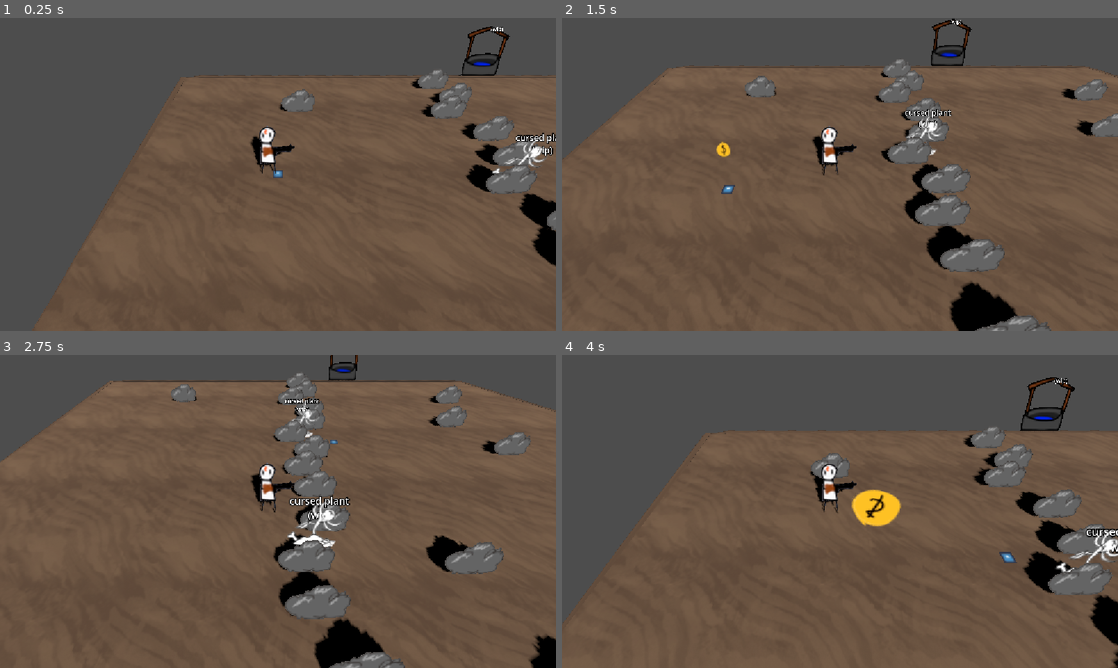
Above: before the commit, frames 1-4 (two rows, left to right).
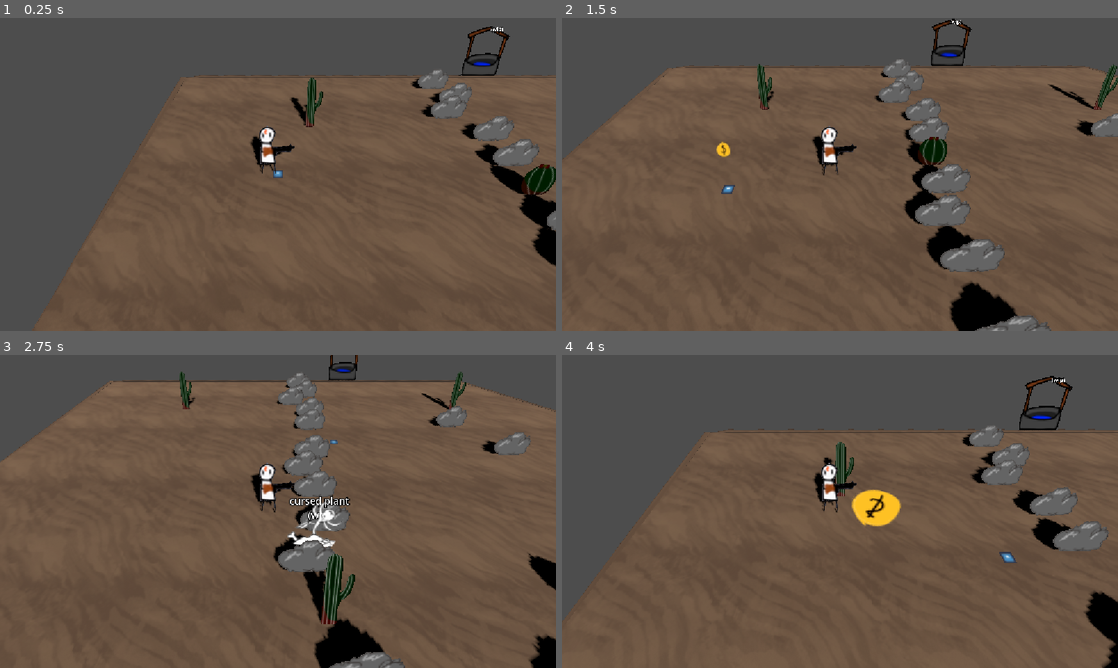
Above: after the commit, the same moments.

Repository: gmuGADIG/DEADSHOT
Game: Godot game, scene res://world/levels/desert_intro/level_desert_intro.tscn
Two runs of this game, one before a commit and one after it. Both use one fixed random seed, a clock stepped at 60 frames per second and the inputs below. This scene is started directly instead of the project's main scene. The engine's default icon, where the game draws it, is replaced by a stand-in: a white triangle on a blue panel in a dark square.
Inputs (mouse positions are in pixels of both pictures, inside the frame that each line leads up to):
- Up to frame 1 (0.25 s): no input
- Up to frame 2 (1.5 s): tap Enter at 0.5 s; move the mouse to (962, 158) at 0.52 s; hold D (move_right) 0.53-1.28 s; hold E (interact) 0.53-1.28 s; move the mouse to (728, 190) at 1.27 s; hold S (move_down) from 1.28 s (still down); click (728, 190) at 1.35 s
- Up to frame 3 (2.75 s): tap E (interact) at 1.55 s; move the mouse to (333, 442) at 2.02 s; release S (move_down) at 2.03 s; hold D (move_right) from 2.03 s (still down); hold E (interact) from 2.03 s (still down)
- Up to frame 4 (4 s): tap Space (roll) at 2.75, 2.85 s; move the mouse to (812, 574) at 2.77 s; release D (move_right) at 2.78 s; release E (interact) at 2.78 s; hold W (move_up) 2.78-3.53 s; tap E (interact) at 3.05, 3.8 s; move the mouse to (1006, 558) at 3.52 s; hold A (move_left) from 3.53 s (still down); hold Right mouse button (whip) from 3.53 s (still down)

The runs differ from the first frame. In frame 1, 2.2% of the frame differs, in the area x 50-100%, y 19-57%; in frame 2, 2.0%; in frame 3, 4.2%; in frame 4, 4.6%, in the area x 4-100%, y 6-100%.

Commit message:
Update level_desert_intro.tscn
CACTI

Diff:
--- a/world/levels/desert_intro/level_desert_intro.tscn
+++ b/world/levels/desert_intro/level_desert_intro.tscn
@@ -7,6 +7,8 @@
 [ext_resource type="PackedScene" uid="uid://d3stqami0urg7" path="res://world/npc/test/npc_test.tscn" id="4_3a2at"]
 [ext_resource type="PackedScene" uid="uid://dwe53mhloyir4" path="res://world/decoration/cursed_plant/cursed_plant.tscn" id="6_f6ib5"]
 [ext_resource type="PackedScene" uid="uid://8er7o8byf7v1" path="res://world/decoration/well/well.tscn" id="7_7xwwm"]
+[ext_resource type="PackedScene" uid="uid://d1e8myf75tnlv" path="res://world/interactables/cover/cover_cactus_large.tscn" id="8_5rqjd"]
+[ext_resource type="PackedScene" uid="uid://c2bxn6p802s68" path="res://world/interactables/cover/cover_cactus_small.tscn" id="9_jncf5"]
 
 [sub_resource type="Curve3D" id="Curve3D_vhe22"]
 _data = {
@@ -21,95 +23,95 @@
 curve = SubResource("Curve3D_vhe22")
 material = ExtResource("2_7h0w7")
 
-[node name="Cover" parent="World" index="1" instance=ExtResource("3_ab4dd")]
-transform = Transform3D(1, 0, 0, 0, 1, 0, 0, 0, 1, -33.32112, 0, 10.389707)
-
-[node name="Cover4" parent="World" index="2" instance=ExtResource("3_ab4dd")]
+[node name="Cover4" parent="World" index="1" instance=ExtResource("3_ab4dd")]
 transform = Transform3D(1, 0, 0, 0, 1, 0, 0, 0, 1, -33.52269, 0, 8.912547)
 
-[node name="Cover5" parent="World" index="3" instance=ExtResource("3_ab4dd")]
+[node name="Cover5" parent="World" index="2" instance=ExtResource("3_ab4dd")]
 transform = Transform3D(1, 0, 0, 0, 1, 0, 0, 0, 1, -32.65821, 0, 7.2070494)
 
-[node name="Cover6" parent="World" index="4" instance=ExtResource("3_ab4dd")]
+[node name="Cover6" parent="World" index="3" instance=ExtResource("3_ab4dd")]
 transform = Transform3D(1, 0, 0, 0, 1, 0, 0, 0, 1, -32.811764, 0, 5.346299)
 
-[node name="Cover3" parent="World" index="5" instance=ExtResource("3_ab4dd")]
+[node name="Cover3" parent="World" index="4" instance=ExtResource("3_ab4dd")]
 transform = Transform3D(1, 0, 0, 0, 1, 0, 0, 0, 1, -32.36438, 0, 11.959286)
 
-[node name="Cover28" parent="World" index="6" instance=ExtResource("3_ab4dd")]
+[node name="Cover28" parent="World" index="5" instance=ExtResource("3_ab4dd")]
 transform = Transform3D(1, 0, 0, 0, 1, 0, 0, 0, 1, 1.7182827, 0, 8.983976)
 
-[node name="Cover29" parent="World" index="7" instance=ExtResource("3_ab4dd")]
+[node name="Cover29" parent="World" index="6" instance=ExtResource("3_ab4dd")]
 transform = Transform3D(1, 0, 0, 0, 1, 0, 0, 0, 1, 2.675026, 0, 10.5535555)
 
-[node name="Cover34" parent="World" index="8" instance=ExtResource("3_ab4dd")]
+[node name="Cover34" parent="World" index="7" instance=ExtResource("3_ab4dd")]
 transform = Transform3D(1, 0, 0, 0, 1, 0, 0, 0, 1, 24.928534, 0, 2.1283236)
 
-[node name="Cover37" parent="World" index="9" instance=ExtResource("3_ab4dd")]
+[node name="Cover37" parent="World" index="8" instance=ExtResource("3_ab4dd")]
 transform = Transform3D(1, 0, 0, 0, 1, 0, 0, 0, 1, 24.928534, 0, 0.83330536)
 
-[node name="Cover35" parent="World" index="10" instance=ExtResource("3_ab4dd")]
+[node name="Cover35" parent="World" index="9" instance=ExtResource("3_ab4dd")]
 transform = Transform3D(1, 0, 0, 0, 1, 0, 0, 0, 1, 24.800724, 0, 3.6979027)
 
-[node name="Cover36" parent="World" index="11" instance=ExtResource("3_ab4dd")]
+[node name="Cover36" parent="World" index="10" instance=ExtResource("3_ab4dd")]
 transform = Transform3D(1, 0, 0, 0, 1, 0, 0, 0, 1, 24.800724, 0, 4.9153037)
 
-[node name="Cover30" parent="World" index="12" instance=ExtResource("3_ab4dd")]
-transform = Transform3D(1, 0, 0, 0, 1, 0, 0, 0, 1, 2.2457714, 0, 11.891842)
-
-[node name="Cover31" parent="World" index="13" instance=ExtResource("3_ab4dd")]
-transform = Transform3D(1, 0, 0, 0, 1, 0, 0, 0, 1, 1.7182827, 0, -4.098715)
-
-[node name="Cover32" parent="World" index="14" instance=ExtResource("3_ab4dd")]
-transform = Transform3D(1, 0, 0, 0, 1, 0, 0, 0, 1, 2.675026, 0, -2.5291357)
-
-[node name="Cover33" parent="World" index="15" instance=ExtResource("3_ab4dd")]
-transform = Transform3D(1, 0, 0, 0, 1, 0, 0, 0, 1, 2.2457714, 0, -1.1908493)
-
-[node name="Cover22" parent="World" index="16" instance=ExtResource("3_ab4dd")]
-transform = Transform3D(1, 0, 0, 0, 1, 0, 0, 0, 1, -27.955898, 0, 8.983976)
-
-[node name="Cover24" parent="World" index="17" instance=ExtResource("3_ab4dd")]
+[node name="Cover24" parent="World" index="11" instance=ExtResource("3_ab4dd")]
 transform = Transform3D(1, 0, 0, 0, 1, 0, 0, 0, 1, -26.733109, 0, 12.37442)
 
-[node name="Cover25" parent="World" index="18" instance=ExtResource("3_ab4dd")]
-transform = Transform3D(1, 0, 0, 0, 1, 0, 0, 0, 1, -21.774868, 0, -4.490033)
-
-[node name="Cover26" parent="World" index="19" instance=ExtResource("3_ab4dd")]
+[node name="Cover26" parent="World" index="12" instance=ExtResource("3_ab4dd")]
 transform = Transform3D(1, 0, 0, 0, 1, 0, 0, 0, 1, -23.398027, 0, -1.0391006)
 
-[node name="Cover27" parent="World" index="20" instance=ExtResource("3_ab4dd")]
+[node name="Cover27" parent="World" index="13" instance=ExtResource("3_ab4dd")]
 transform = Transform3D(1, 0, 0, 0, 1, 0, 0, 0, 1, -21.76265, 0, 2.0924482)
 
-[node name="Cover19" parent="World" index="21" instance=ExtResource("3_ab4dd")]
-transform = Transform3D(1, 0, 0, 0, 1, 0, 0, 0, 1, -41.610886, 0, -4.8576794)
-
-[node name="Cover2" parent="World" index="22" instance=ExtResource("3_ab4dd")]
+[node name="Cover2" parent="World" index="14" instance=ExtResource("3_ab4dd")]
 transform = Transform3D(1, 0, 0, 0, 1, 0, 0, 0, 1, -32.811764, 0, 13.397232)
 
-[node name="Cover7" parent="World" index="23" instance=ExtResource("3_ab4dd")]
-transform = Transform3D(1, 0, 0, 0, 1, 0, 0, 0, 1, -33.72017, 0, 0.81287956)
-
-[node name="Cover8" parent="World" index="24" instance=ExtResource("3_ab4dd")]
+[node name="Cover8" parent="World" index="15" instance=ExtResource("3_ab4dd")]
 transform = Transform3D(1, 0, 0, 0, 1, 0, 0, 0, 1, -32.46646, 0, -0.66427994)
 
-[node name="Cover9" parent="World" index="25" instance=ExtResource("3_ab4dd")]
+[node name="Cover9" parent="World" index="16" instance=ExtResource("3_ab4dd")]
 transform = Transform3D(1, 0, 0, 0, 1, 0, 0, 0, 1, -32.317463, 0, -2.3697777)
 
-[node name="Cover10" parent="World" index="26" instance=ExtResource("3_ab4dd")]
+[node name="Cover10" parent="World" index="17" instance=ExtResource("3_ab4dd")]
 transform = Transform3D(1, 0, 0, 0, 1, 0, 0, 0, 1, -33.520504, 0, -4.230528)
 
-[node name="Cover13" parent="World" index="27" instance=ExtResource("3_ab4dd")]
+[node name="Cover13" parent="World" index="18" instance=ExtResource("3_ab4dd")]
 transform = Transform3D(1, 0, 0, 0, 1, 0, 0, 0, 1, -32.398483, 0, -5.6140976)
 
-[node name="Cover14" parent="World" index="28" instance=ExtResource("3_ab4dd")]
+[node name="Cover14" parent="World" index="19" instance=ExtResource("3_ab4dd")]
 transform = Transform3D(1, 0, 0, 0, 1, 0, 0, 0, 1, -32.811764, 0, -7.474848)
 
-[node name="Cover11" parent="World" index="29" instance=ExtResource("3_ab4dd")]
+[node name="Cover11" parent="World" index="20" instance=ExtResource("3_ab4dd")]
 transform = Transform3D(1, 0, 0, 0, 1, 0, 0, 0, 1, -32.64122, 0, 2.382)
 
-[node name="Cover12" parent="World" index="30" instance=ExtResource("3_ab4dd")]
+[node name="Cover12" parent="World" index="21" instance=ExtResource("3_ab4dd")]
 transform = Transform3D(1, 0, 0, 0, 1, 0, 0, 0, 1, -33.222847, 0, 3.820405)
+
+[node name="CactusLarge" parent="World" index="22" instance=ExtResource("8_5rqjd")]
+transform = Transform3D(1, 0, 0, 0, 1, 0, 0, 0, 1, -32.851463, 9.2315656e-07, 10.444525)
+
+[node name="CactusSmall" parent="World" index="23" instance=ExtResource("9_jncf5")]
+transform = Transform3D(1, 0, 0, 0, 1, 0, 0, 0, 1, -32.67051, -4.2858113e-07, 1.1039686)
+
+[node name="CactusSmall2" parent="World" index="24" instance=ExtResource("9_jncf5")]
+transform = Transform3D(1, 0, 0, 0, 1, 0, 0, 0, 1, -24.732557, 4.4346083e-07, 10.145199)
+
+[node name="CactusLarge2" parent="World" index="25" instance=ExtResource("8_5rqjd")]
+transform = Transform3D(1, 0, 0, 0, 1, 0, 0, 0, 1, -21.861923, 7.978539e-07, -3.5647545)
+
+[node name="CactusLarge3" parent="World" index="26" instance=ExtResource("8_5rqjd")]
+transform = Transform3D(1, 0, 0, 0, 1, 0, 0, 0, 1, -40.942047, -1.1106106e-06, -3.5902834)
+
+[node name="CactusSmall3" parent="World" index="27" instance=ExtResource("9_jncf5")]
+transform = Transform3D(1, 0, 0, 0, 1, 0, 0, 0, 1, 1.9249552, -3.9919975e-08, -0.91326237)
+
+[node name="CactusLarge4" parent="World" index="28" instance=ExtResource("8_5rqjd")]
+transform = Transform3D(1, 0, 0, 0, 1, 0, 0, 0, 1, 2.8003745, -1.127243e-07, -2.5788307)
+
+[node name="CactusSmall4" parent="World" index="29" instance=ExtResource("9_jncf5")]
+transform = Transform3D(1, 0, 0, 0, 1, 0, 0, 0, 1, 1.375016, -1.3406809e-07, -3.0671196)
+
+[node name="CactusLarge5" parent="World" index="30" instance=ExtResource("8_5rqjd")]
+transform = Transform3D(1, 0, 0, 0, 1, 0, 0, 0, 1, 1.754, 0, 11.468)
 
 [node name="Right" type="Node3D" parent="EntryPoints" index="0"]
 transform = Transform3D(1, 0, 0, 0, 1, 0, 0, 0, 1, 22.366405, 0, 2.9849052)
@@ -144,11 +146,8 @@
 [node name="CursedPlant3" parent="Decorations" index="4" instance=ExtResource("6_f6ib5")]
 transform = Transform3D(1, 0, 0, 0, 1, 0, 0, 0, 1, -33.031456, 0, 8.054257)
 
-[node name="CursedPlant6" parent="Decorations" index="5" instance=ExtResource("6_f6ib5")]
-transform = Transform3D(1, 0, 0, 0, 1, 0, 0, 0, 1, -33.031456, 0, 0.3701477)
-
-[node name="Well" parent="Decorations" index="6" instance=ExtResource("7_7xwwm")]
+[node name="Well" parent="Decorations" index="5" instance=ExtResource("7_7xwwm")]
 transform = Transform3D(1, 0, 0, 0, 1, 0, 0, 0, 1, -28.720901, -0.0001033251, -9.577308)
 
-[node name="Well2" parent="Decorations" index="7" instance=ExtResource("7_7xwwm")]
+[node name="Well2" parent="Decorations" index="6" instance=ExtResource("7_7xwwm")]
 transform = Transform3D(1, 0, 0, 0, 1, 0, 0, 0, 1, 19.257309, -0.0001033251, 13.802551)
Not shown: 1 places in world/levels/desert_intro/level_desert_intro.tscn that only renumber resources
